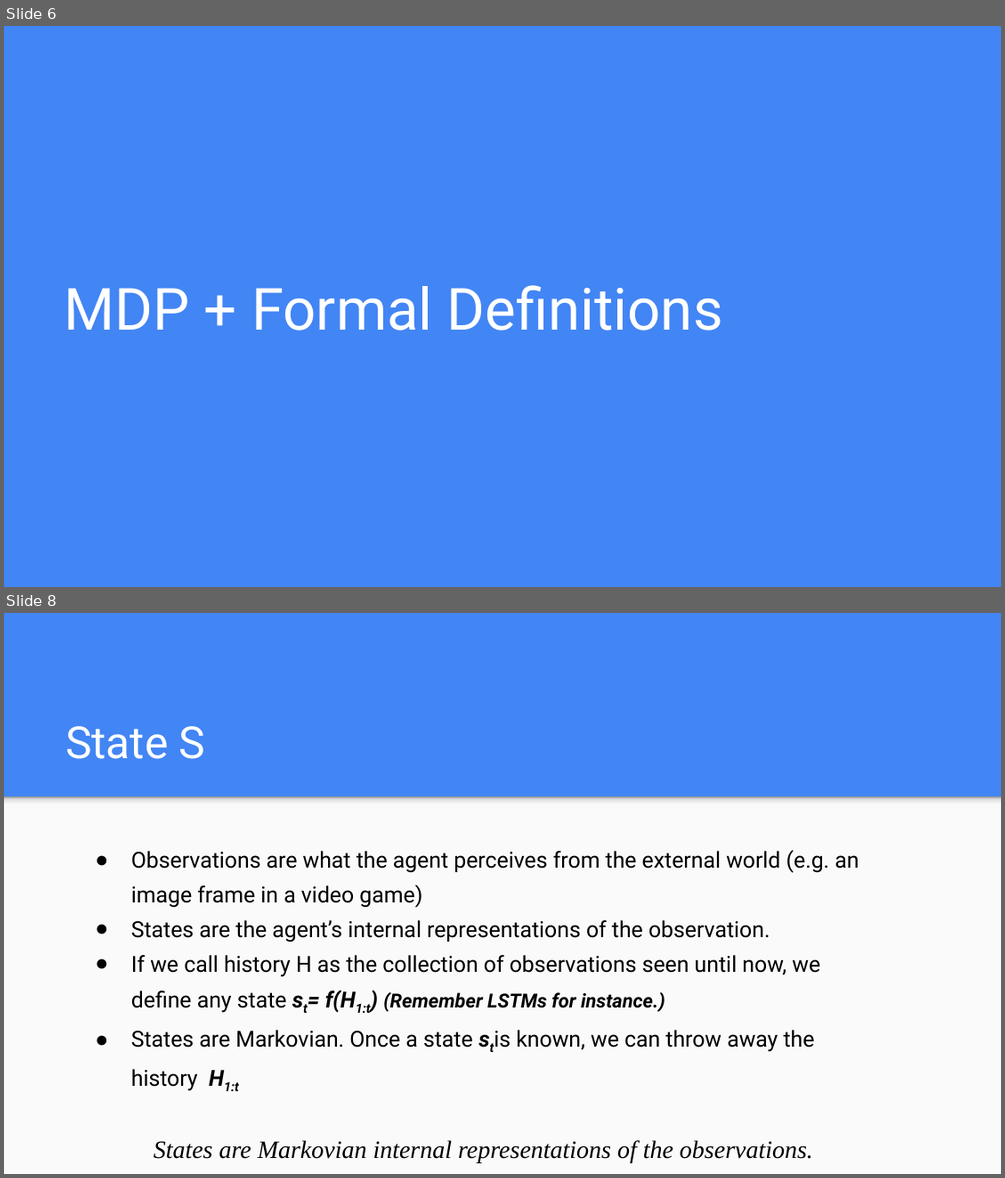
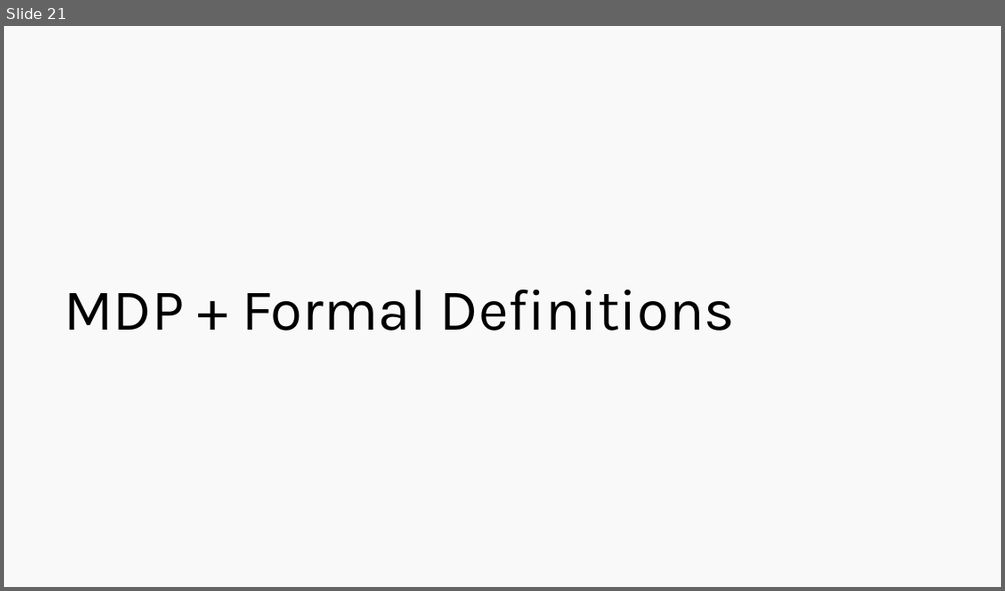
Before and after one commit to Harvard-IACS/2019-CS109B, a slide deck: docs/lectures/lecture14/presentation/cs109b_lecture14_RL.pptx. Shown one above the other, each under a label of ours: slides 6 and 8 before the commit, slide 21 after it; the slides between them are not shown. The pictures are 1005x1178 and 1005x591 pixels, drawn with LibreOffice and Linux fonts; fonts in the diff are those of the drawing. Boxes give left, top, right and bottom in pixels: in the first picture for what was removed or moved away, otherwise in the second. Text is boxed around its words. In the diff, an @@ line names an element or a change of style, - is before the commit and + after.

```diff
--- a/docs/lectures/lecture14/presentation/cs109b_lecture14_RL.pptx
+++ b/docs/lectures/lecture14/presentation/cs109b_lecture14_RL.pptx
@@ slide 8 removed at <box>4,613,1001,1174</box>, background #4285F4 @@
@@ title removed at <box>65,726,206,759</box> @@
-State S
@@ rectangle removed at <box>4,796,1001,1173</box> @@
@@ rectangle removed at <box>4,796,1001,809</box> @@
@@ text removed at <box>131,850,858,1163</box> @@
-● Observations are what the agent perceives from the external world (e.g. an image frame in a video game)
-● States are the agent’s internal representations of the observation.
-● If we call history H as the collection of observations seen until now, we define any state st= f(H1:t) (Remember LSTMs for instance.)
-● States are Markovian. Once a state stis known, we can throw away the history H1:t
-States are Markovian internal representations of the observations.
@@ what was slide 6 is now slide 21 @@
@@ slide 21 changed as well @@
@@ background #4285F4 to #F9F9F9 @@
@@ title "MDP + Formal Definitions" at <box>65,289,735,330</box>: font Roboto to Karla, text colour #FFFFFF to #000000 @@
```
Also in this commit, not shown: 11 other slides changed, 52 slides added, 15 other slides removed, 33 other files.
